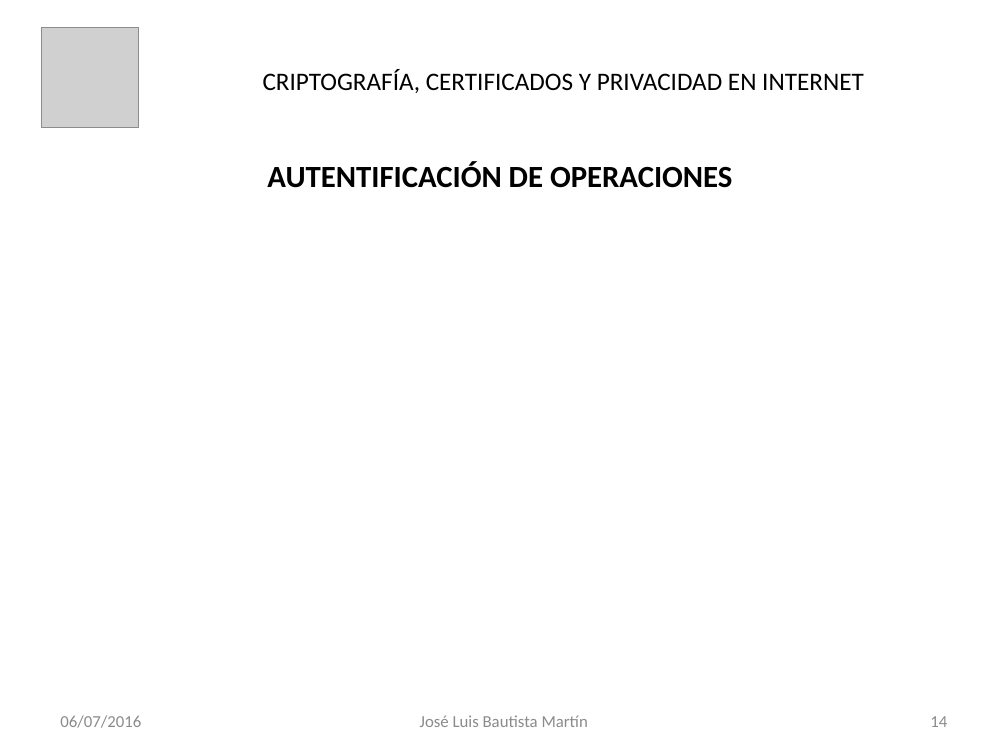
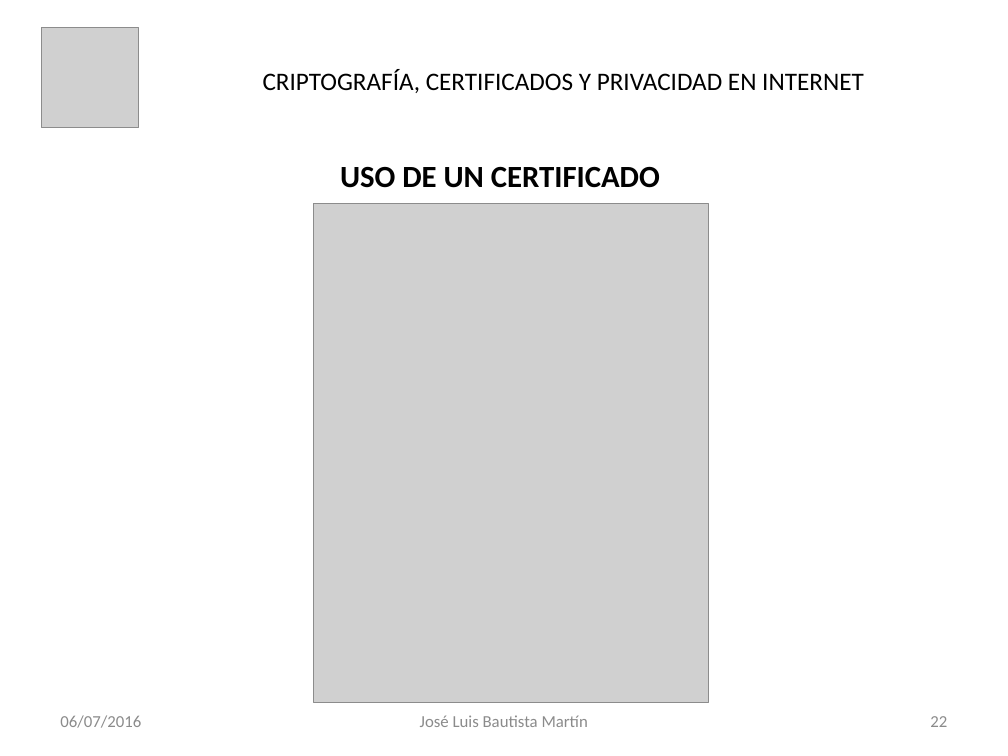
Before and after one commit to jbautistamartin/CapacitacionCriptografiaCertificadosPrivacidad, a slide deck: slide 22 of Documentos/Certicados Digitales.pptx (slide 14 before the commit). Drawn at 1008x756 pixels with LibreOffice and Linux fonts; fonts in the diff are those of the drawing; grey boxes stand for pictures. Boxes give left, top, right and bottom in pixels: in the first picture for what was removed or moved away, otherwise in the second. Text is boxed around its words. In the diff, an @@ line names an element or a change of style, - is before the commit and + after.

```diff
--- a/Documentos/Certicados Digitales.pptx
+++ b/Documentos/Certicados Digitales.pptx
@@ title at [340,166,660,188]: text changed @@
-AUTENTIFICACIÓN DE OPERACIONES
+USO DE UN CERTIFICADO
@@ picture added at [313,204,708,703] @@
@@ page number at [930,716,947,727]: text changed @@
-14
+22
```
Also in this commit, not shown: 15 other slides changed, 9 slides added.
